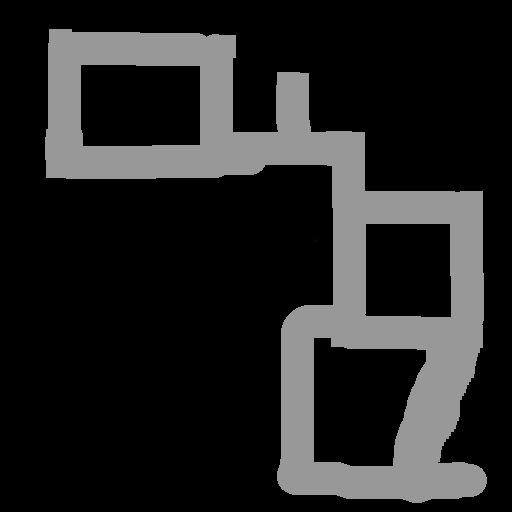
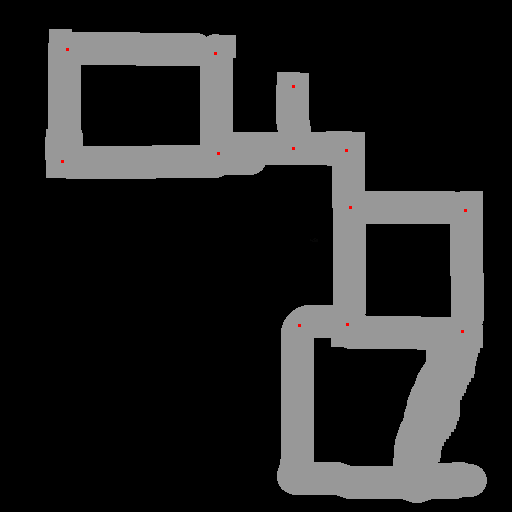
Layer changes from the first 512 × 512 image to the second:
added layer "nodes" above "roads" over bbox(61, 48, 467, 333)
